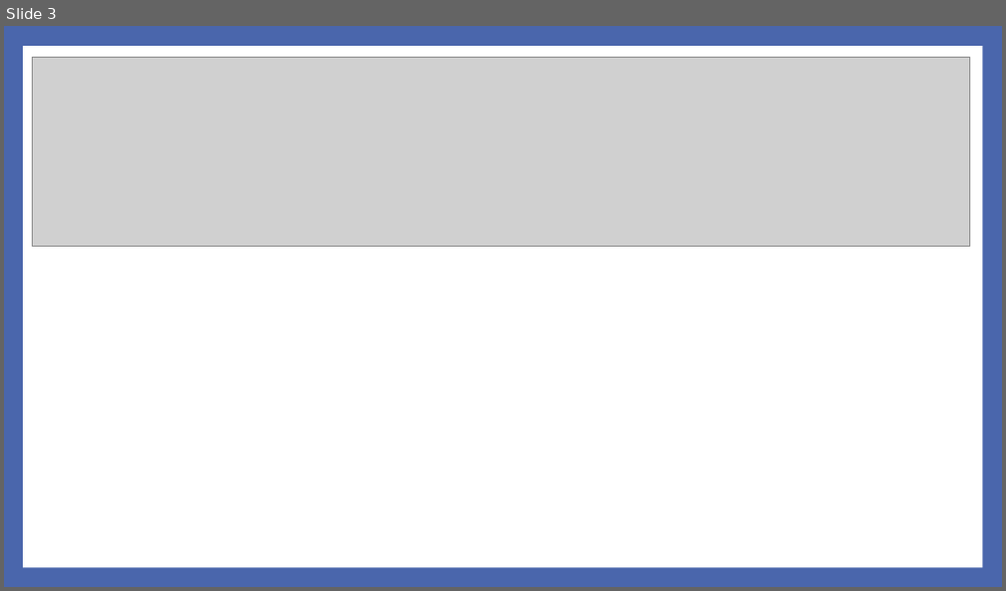
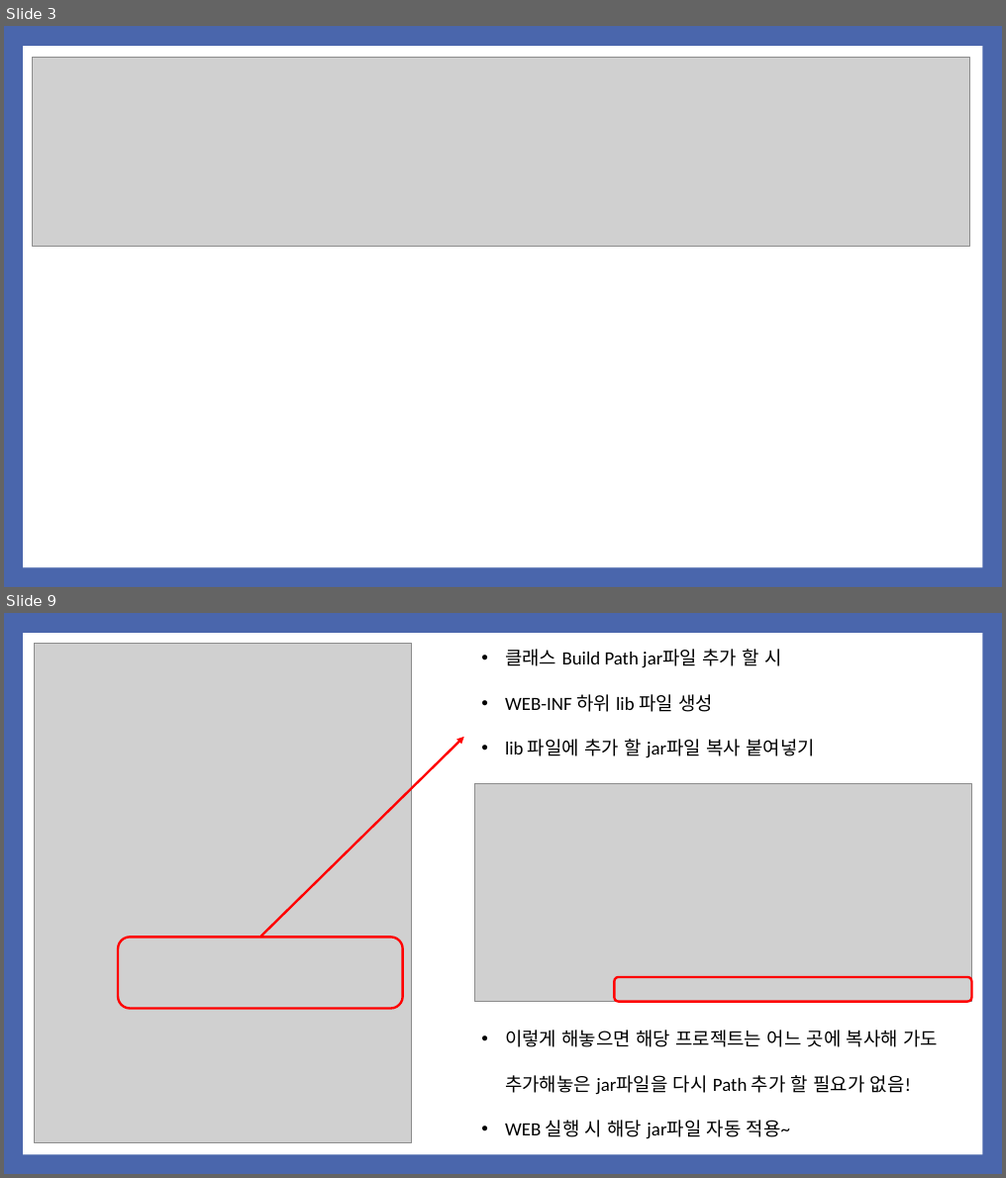
Before and after one commit to noheul1030/KOPO-HTML, a slide deck: 과제PPT/기업업무 4강 JSP_DB연동.pptx. Shown one above the other, each under a label of ours: slide 3 before the commit, slides 3 and 9 after it; the slides between them are not shown. The pictures are 1006x591 and 1006x1178 pixels, drawn with LibreOffice and Linux fonts; fonts in the diff are those of the drawing; grey boxes stand for pictures. Boxes give left, top, right and bottom in pixels: in the first picture for what was removed or moved away, otherwise in the second. Text is boxed around its words. In the diff, an @@ line names an element or a change of style, - is before the commit and + after.

```diff
--- a/과제PPT/기업업무 4강 JSP_DB연동.pptx
+++ b/과제PPT/기업업무 4강 JSP_DB연동.pptx
@@ slide 9 added at (x1=4, y1=613, x2=1002, y2=1174), background #4A66AC; not listed: 1 template element that a slide beside it also shows @@
@@ picture added at (x1=34, y1=643, x2=411, y2=1144) @@
@@ text added at (x1=505, y1=649, x2=815, y2=759), 18 pt, text #000000 @@
+• 클래스 Build Path jar파일 추가 할 시
+• WEB-INF 하위 lib 파일 생성
+• lib 파일에 추가 할 jar파일 복사 붙여넣기
@@ arrow added from (260, 937) to (464, 737), #FF0000 2.25 pt @@
@@ picture added at (x1=474, y1=784, x2=972, y2=1002) @@
@@ rounded rectangle added at (x1=118, y1=937, x2=402, y2=1008), outline #FF0000 2.25 pt @@
@@ rounded rectangle added at (x1=614, y1=977, x2=972, y2=1002), outline #FF0000 2.25 pt @@
@@ text added at (x1=505, y1=1030, x2=938, y2=1140), 18 pt, text #000000 @@
+• 이렇게 해놓으면 해당 프로젝트는 어느 곳에 복사해 가도 추가해놓은 jar파일을 다시 Path 추가 할 필요가 없음!
+• WEB 실행 시 해당 jar파일 자동 적용~
```
Also in this commit, not shown: 19 other slides added, 12 slides removed.
